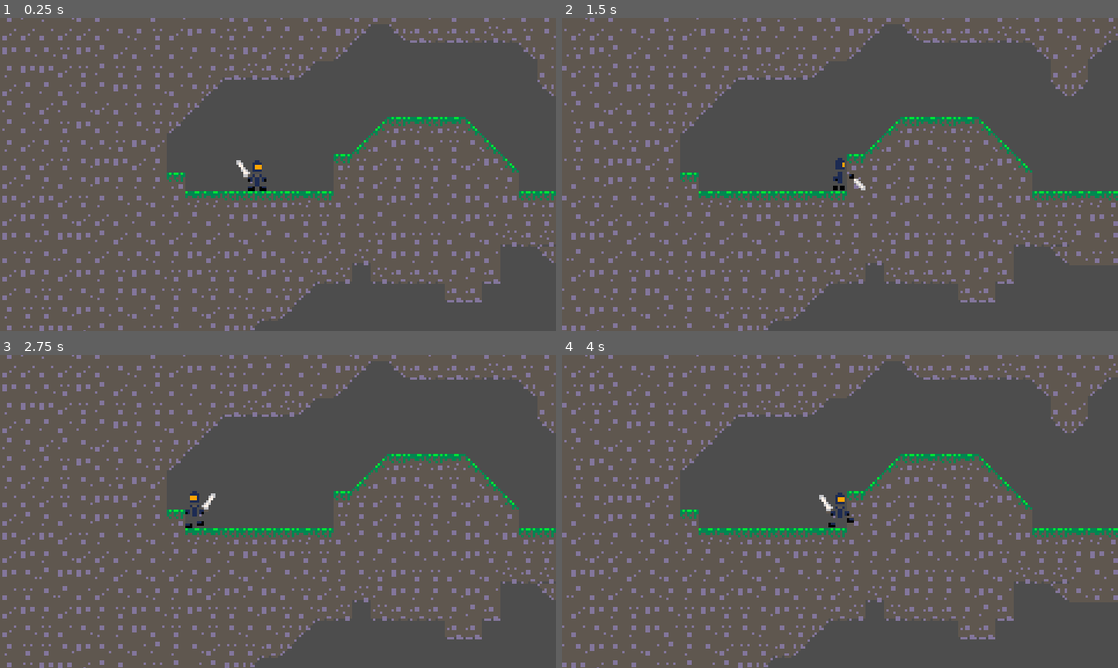
Above: before the commit, frames 1-4 (two rows, left to right).
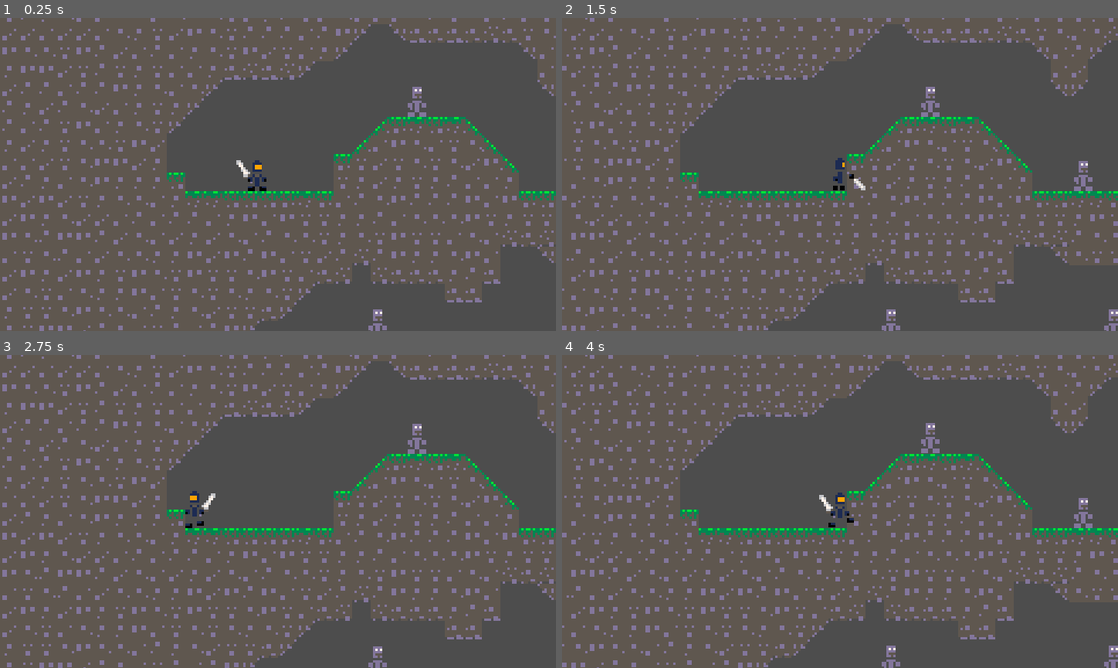
Above: after the commit, the same moments.

Repository: aqemery/p-cave
Game: Godot game, scene res://root.tscn
The game is run twice, just before and just after one commit, with the same random seed, the same clock (stepped at 60 frames per second) and the same inputs.
Inputs:
- Up to frame 1 (0.25 s): no input
- Up to frame 2 (1.5 s): tap Enter (ui_accept) at 0.5 s; hold Right (ui_right) from 0.53 s (still down); tap X (jump) at 0.6, 0.77, 1.07 s; tap Z (attack) at 1.35 s
- Up to frame 3 (2.75 s): tap X (jump) at 1.52, 1.55, 1.82, 2.1 s; release Right (ui_right) at 2.03 s; hold Left (ui_left) from 2.03 s (still down)
- Up to frame 4 (4 s): release Left (ui_left) at 2.78 s; hold Right (ui_right) from 2.78 s (still down); tap Z (attack) at 2.85 s; tap X (jump) at 3.02, 3.05, 3.32, 3.6, 3.77 s

The runs differ from the first frame. In frame 1, 0.3% of the frame differs, in the area x 66-77%, y 21-100%; in frame 2, 0.5%; in frame 3, 0.3%; in frame 4, 0.5%, in the area x 57-100%, y 21-100%.

Commit message:
add some enemies

Diff:
--- a/character_body_2d.gd
+++ b/character_body_2d.gd
@@ -5,6 +5,7 @@
 @export var JUMP_VELOCITY = -230.0
 @onready var animation_player: AnimationPlayer = $AnimationPlayer
 @onready var sprite_2d: Sprite2D = $Sprite2D
+@onready var hitbox: Area2D = $hitbox
 
 
 func _physics_process(delta: float) -> void:
@@ -31,7 +32,9 @@
     var direction := Input.get_axis("ui_left", "ui_right")
     if direction:
         velocity.x = direction * SPEED
-        sprite_2d.flip_h = direction - 1
+        #sprite_2d.flip_h = direction - 1
+        scale.x = scale.y * direction
+
         if is_on_floor() and animation_player.current_animation == "idle":
             animation_player.play("run")
     else:
@@ -46,3 +49,10 @@
         animation_player.play("idle")
 
     move_and_slide()
+
+
+func hit_enemies():
+
+    for a in hitbox.get_overlapping_areas():
+        print(a)
+        a.get_parent().queue_free()
--- /dev/null
+++ b/enemy.gd
@@ -0,0 +1,25 @@
+extends CharacterBody2D
+
+
+const SPEED = 300.0
+const JUMP_VELOCITY = -400.0
+
+
+func _physics_process(delta: float) -> void:
+    # Add the gravity.
+    if not is_on_floor():
+        velocity += get_gravity() * delta
+
+    # Handle jump.
+    if not is_on_floor():
+        velocity.y = 100
+
+    # Get the input direction and handle the movement/deceleration.
+    # As good practice, you should replace UI actions with custom gameplay actions.
+    var direction := 0
+    if direction:
+        velocity.x = direction * SPEED
+    else:
+        velocity.x = move_toward(velocity.x, 0, SPEED)
+
+    move_and_slide()
--- /dev/null
+++ b/enemy.tscn
@@ -0,0 +1,27 @@
+[gd_scene load_steps=5 format=3 uid="uid://bly08p5yhoxbs"]
+
+[ext_resource type="Script" path="res://enemy.gd" id="1_2tpiu"]
+[ext_resource type="Texture2D" uid="uid://dn8rf6gruegrb" path="res://enemy.png" id="2_h1hsu"]
+
+[sub_resource type="RectangleShape2D" id="RectangleShape2D_aur5c"]
+size = Vector2(6, 14)
+
+[sub_resource type="RectangleShape2D" id="RectangleShape2D_jfts7"]
+size = Vector2(8, 12)
+
+[node name="Enemy" type="CharacterBody2D"]
+collision_layer = 3
+script = ExtResource("1_2tpiu")
+
+[node name="CollisionShape2D" type="CollisionShape2D" parent="."]
+shape = SubResource("RectangleShape2D_aur5c")
+
+[node name="hurtbox" type="Area2D" parent="."]
+collision_layer = 2
+collision_mask = 2
+
+[node name="CollisionShape2D" type="CollisionShape2D" parent="hurtbox"]
+shape = SubResource("RectangleShape2D_jfts7")
+
+[node name="Sprite2D" type="Sprite2D" parent="."]
+texture = ExtResource("2_h1hsu")
--- a/root.tscn
+++ b/root.tscn
@@ -1,8 +1,9 @@
-[gd_scene load_steps=13 format=4 uid="uid://dnxnbuq0q5pk0"]
+[gd_scene load_steps=15 format=4 uid="uid://dnxnbuq0q5pk0"]
 
 [ext_resource type="Texture2D" uid="uid://cpkqtxr1qvyqb" path="res://cave_tiles.png" id="1_o01ud"]
 [ext_resource type="Script" path="res://character_body_2d.gd" id="2_yupuy"]
 [ext_resource type="Texture2D" uid="uid://l7u6ykgiokjh" path="res://character.png" id="3_218nt"]
+[ext_resource type="PackedScene" uid="uid://bly08p5yhoxbs" path="res://enemy.tscn" id="4_k0k47"]
 
 [sub_resource type="TileSetAtlasSource" id="TileSetAtlasSource_kj40h"]
 texture = ExtResource("1_o01ud")
@@ -58,6 +59,9 @@
 physics_layer_0/collision_layer = 1
 sources/0 = SubResource("TileSetAtlasSource_kj40h")
 
+[sub_resource type="CircleShape2D" id="CircleShape2D_ygo3v"]
+radius = 7.0
+
 [sub_resource type="RectangleShape2D" id="RectangleShape2D_aur5c"]
 size = Vector2(6, 14)
 
@@ -109,6 +113,20 @@
 "transitions": PackedFloat32Array(1, 1),
 "update": 1,
 "values": [2, 3]
+}
+tracks/1/type = "method"
+tracks/1/imported = false
+tracks/1/enabled = true
+tracks/1/path = NodePath("..")
+tracks/1/interp = 1
+tracks/1/loop_wrap = true
+tracks/1/keys = {
+"times": PackedFloat32Array(0),
+"transitions": PackedFloat32Array(1),
+"values": [{
+"args": [],
+"method": &"hit_enemies"
+}]
 }
 
 [sub_resource type="Animation" id="Animation_2leg4"]
@@ -168,6 +186,15 @@
 script = ExtResource("2_yupuy")
 SPEED = 80
 
+[node name="hitbox" type="Area2D" parent="CharacterBody2D"]
+position = Vector2(-111, -97)
+collision_layer = 2
+collision_mask = 3
+
+[node name="CollisionShape2D" type="CollisionShape2D" parent="CharacterBody2D/hitbox"]
+position = Vector2(120, 98)
+shape = SubResource("CircleShape2D_ygo3v")
+
 [node name="Camera2D" type="Camera2D" parent="CharacterBody2D"]
 limit_left = 0
 limit_top = 0
@@ -187,3 +214,39 @@
 }
 autoplay = "idle"
 next/attack = &"idle"
+
+[node name="Enemy" parent="." instance=ExtResource("4_k0k47")]
+position = Vector2(180, 75)
+
+[node name="Enemy2" parent="." instance=ExtResource("4_k0k47")]
+position = Vector2(246, 112)
+
+[node name="Enemy3" parent="." instance=ExtResource("4_k0k47")]
+position = Vector2(287, 79)
+
+[node name="Enemy4" parent="." instance=ExtResource("4_k0k47")]
+position = Vector2(331, 112)
+
+[node name="Enemy5" parent="." instance=ExtResource("4_k0k47")]
+position = Vector2(333, 152)
+
+[node name="Enemy6" parent="." instance=ExtResource("4_k0k47")]
+position = Vector2(259, 176)
+
+[node name="Enemy7" parent="." instance=ExtResource("4_k0k47")]
+position = Vector2(163, 176)
+
+[node name="Enemy8" parent="." instance=ExtResource("4_k0k47")]
+position = Vector2(143, 249)
+
+[node name="Enemy9" parent="." instance=ExtResource("4_k0k47")]
+position = Vector2(201, 257)
+
+[node name="Enemy10" parent="." instance=ExtResource("4_k0k47")]
+position = Vector2(259, 233)
+
+[node name="Enemy11" parent="." instance=ExtResource("4_k0k47")]
+position = Vector2(314, 255)
+
+[node name="Enemy12" parent="." instance=ExtResource("4_k0k47")]
+position = Vector2(404, 225)
Binary file added: enemy.png
Not shown, added: enemy.png.import
